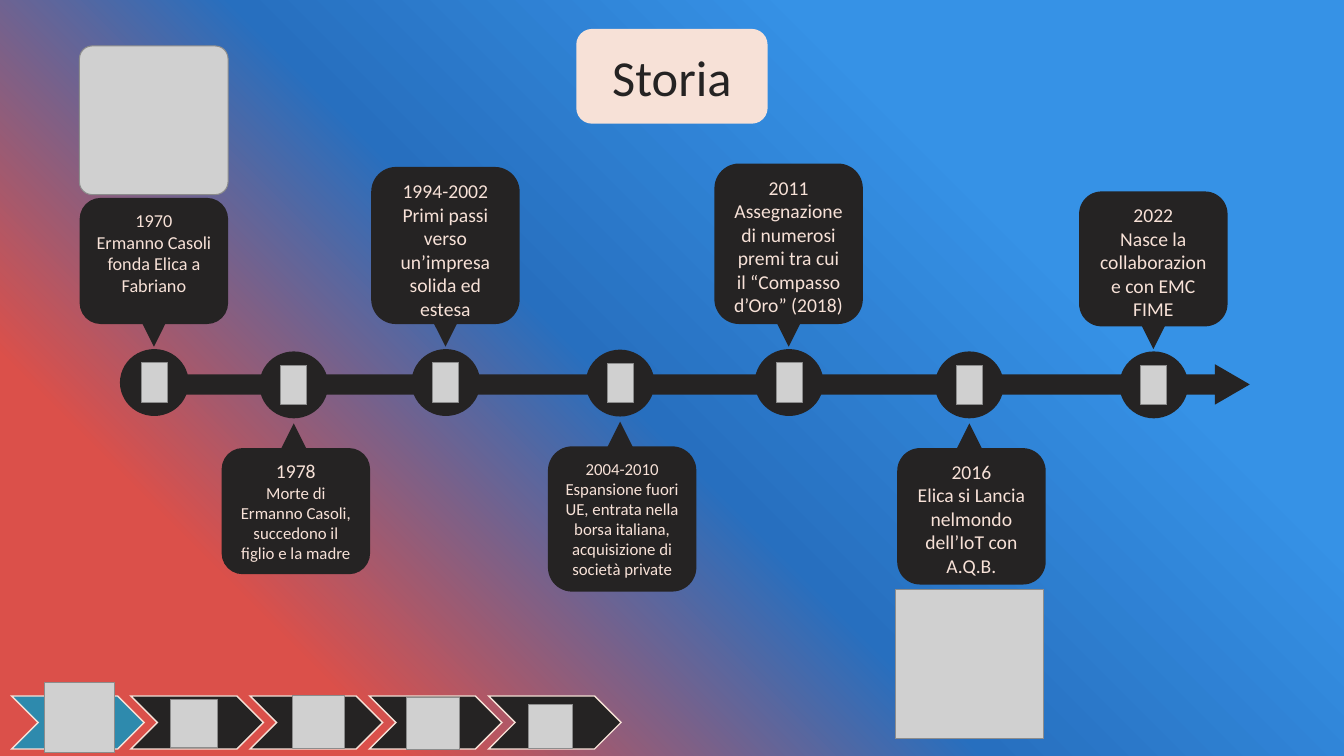
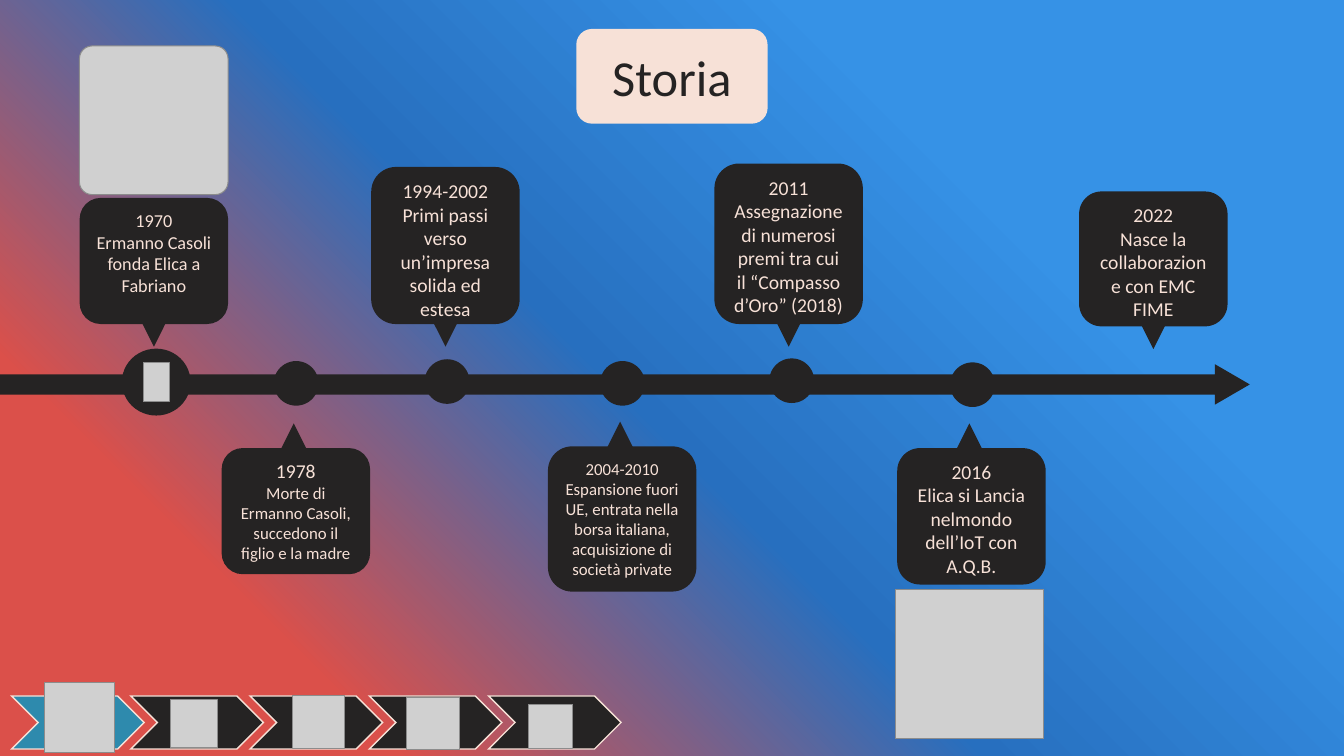
Before and after one commit to OMGitsDrake/PWEOA23-IDueMoschettieri, a slide deck: slide 5 of Elica [I Due Moschettieri].pptx. Drawn at 1344x756 pixels with LibreOffice and Linux fonts; fonts in the diff are those of the drawing; grey boxes stand for pictures. Boxes give left, top, right and bottom in pixels: in the first picture for what was removed or moved away, otherwise in the second. Text is boxed around its words. In the diff, an @@ line names an element or a change of style, - is before the commit and + after.

```diff
--- a/Elica [I Due Moschettieri].pptx
+++ b/Elica [I Due Moschettieri].pptx
@@ ellipse removed at box(259, 352, 328, 418) @@
@@ ellipse removed at box(411, 349, 480, 415) @@
@@ ellipse added at box(424, 359, 470, 403), fill #252323 @@
@@ ellipse removed at box(586, 350, 654, 416) @@
@@ ellipse removed at box(755, 349, 824, 415) @@
@@ ellipse added at box(769, 359, 815, 403), fill #252323 @@
@@ ellipse removed at box(936, 352, 1004, 418) @@
@@ ellipse removed at box(1120, 352, 1189, 418) @@
@@ right arrow: place and size @@
-right arrow at box(131, 364, 1250, 404)
+right arrow at box(0, 364, 1250, 404)
@@ ellipse added at box(131, 361, 176, 405), fill #252323 @@
@@ ellipse added at box(274, 361, 320, 405), fill #252323 @@
@@ picture removed at box(281, 365, 308, 404) @@
@@ picture removed at box(433, 363, 459, 402) @@
@@ ellipse added at box(600, 361, 645, 405), fill #252323 @@
@@ picture removed at box(607, 364, 633, 403) @@
@@ picture removed at box(776, 363, 803, 402) @@
@@ ellipse added at box(951, 363, 996, 407), fill #252323 @@
@@ picture removed at box(957, 365, 983, 404) @@
@@ picture removed at box(1141, 365, 1168, 404) @@
```
Also in this commit, not shown: 1 other slide changed.
